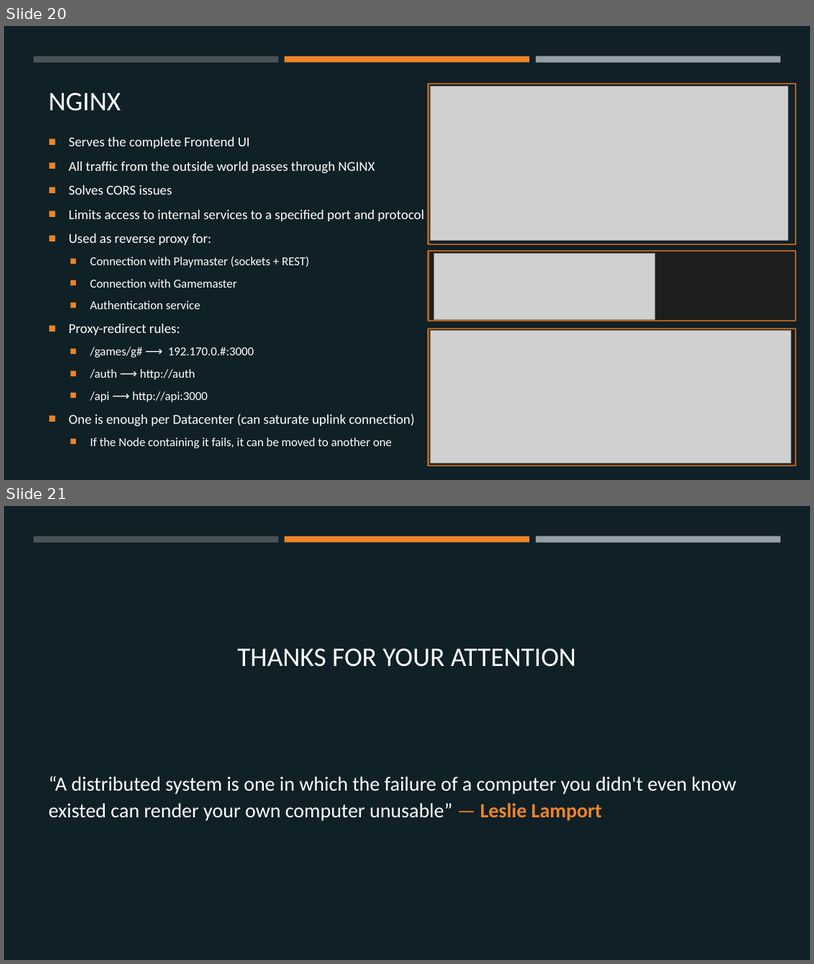
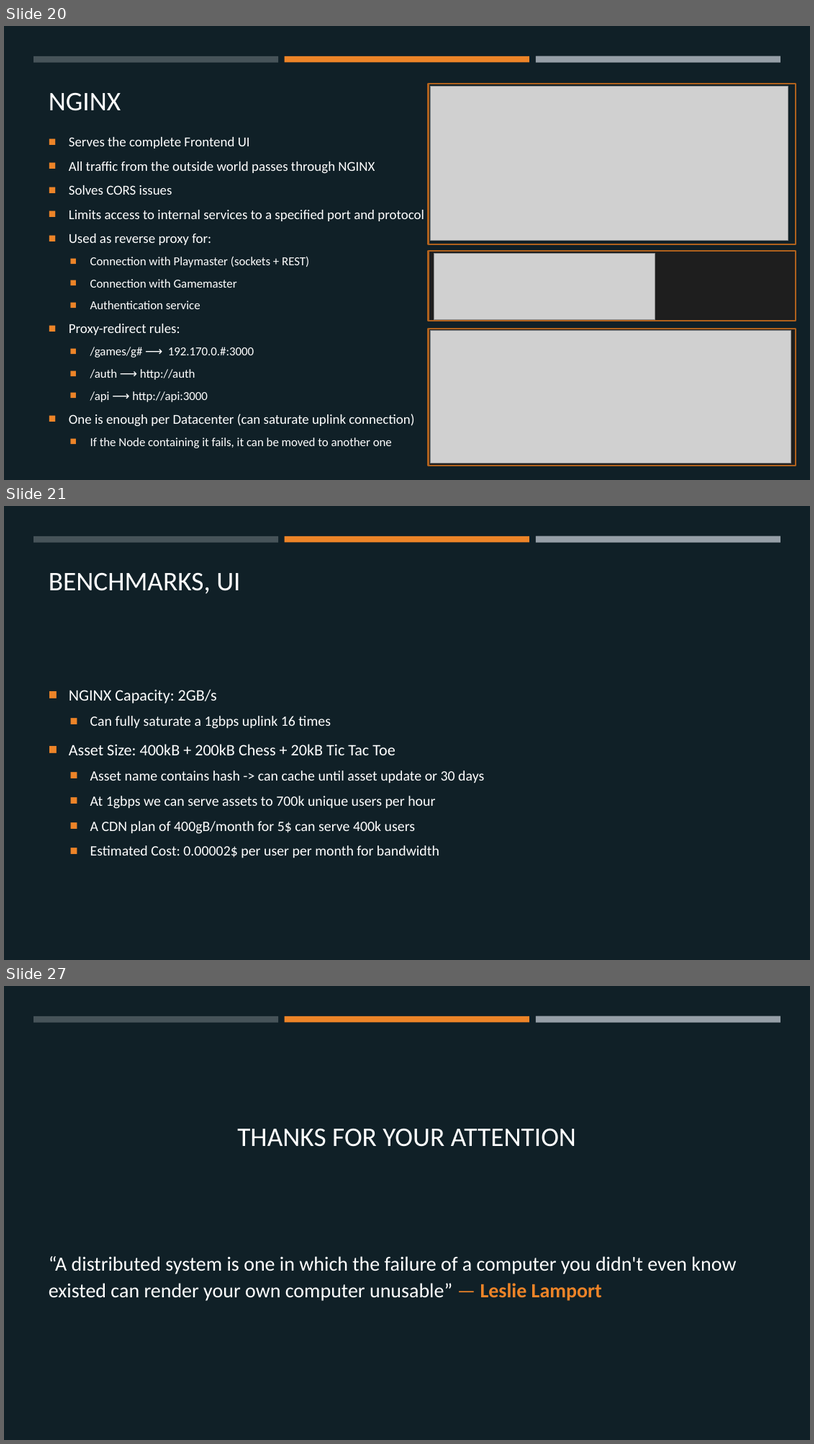
Before and after one commit to margaeor/COMP414-Distributed-Systems, a slide deck: presentation/Distributed.pptx. Shown one above the other, each under a label of ours: slides 20 and 21 before the commit, slides 20, 21 and 27 after it; the slides between them are not shown. The pictures are 814x964 and 814x1444 pixels, drawn with LibreOffice and Linux fonts; fonts in the diff are those of the drawing; grey boxes stand for pictures. Boxes give left, top, right and bottom in pixels: in the first picture for what was removed or moved away, otherwise in the second. Text is boxed around its words. In the diff, an @@ line names an element or a change of style, - is before the commit and + after.

Commit message:
Update report with benchmarks

```diff
--- a/presentation/Distributed.pptx
+++ b/presentation/Distributed.pptx
@@ slide 21 added at box(4, 506, 810, 960), background #102027; not listed: 3 template elements that a slide beside it also shows @@
@@ title added at box(49, 572, 240, 594), 32 pt, text #FFFFFF @@
+BENCHMARKS, UI
@@ text added at box(69, 689, 484, 858), 17 pt, text #FFFFFF @@
+■ NGINX Capacity: 2GB/s
+  ■ Can fully saturate a 1gbps uplink 16 times
+■ Asset Size: 400kB + 200kB Chess + 20kB Tic Tac Toe
+  ■ Asset name contains hash -> can cache until asset update or 30 days
+  ■ At 1gbps we can serve assets to 700k unique users per hour
+  ■ A CDN plan of 400gB/month for 5$ can serve 400k users
+  ■ Estimated Cost: 0.00002$ per user per month for bandwidth
@@ what was slide 21 is now slide 27 @@
```
Also in this commit, not shown: 5 other slides added.
